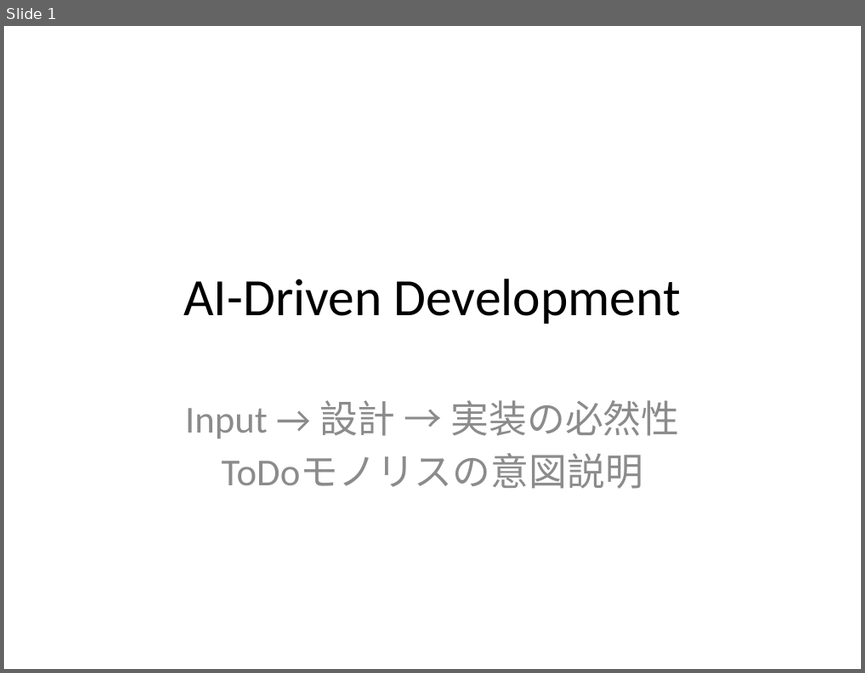
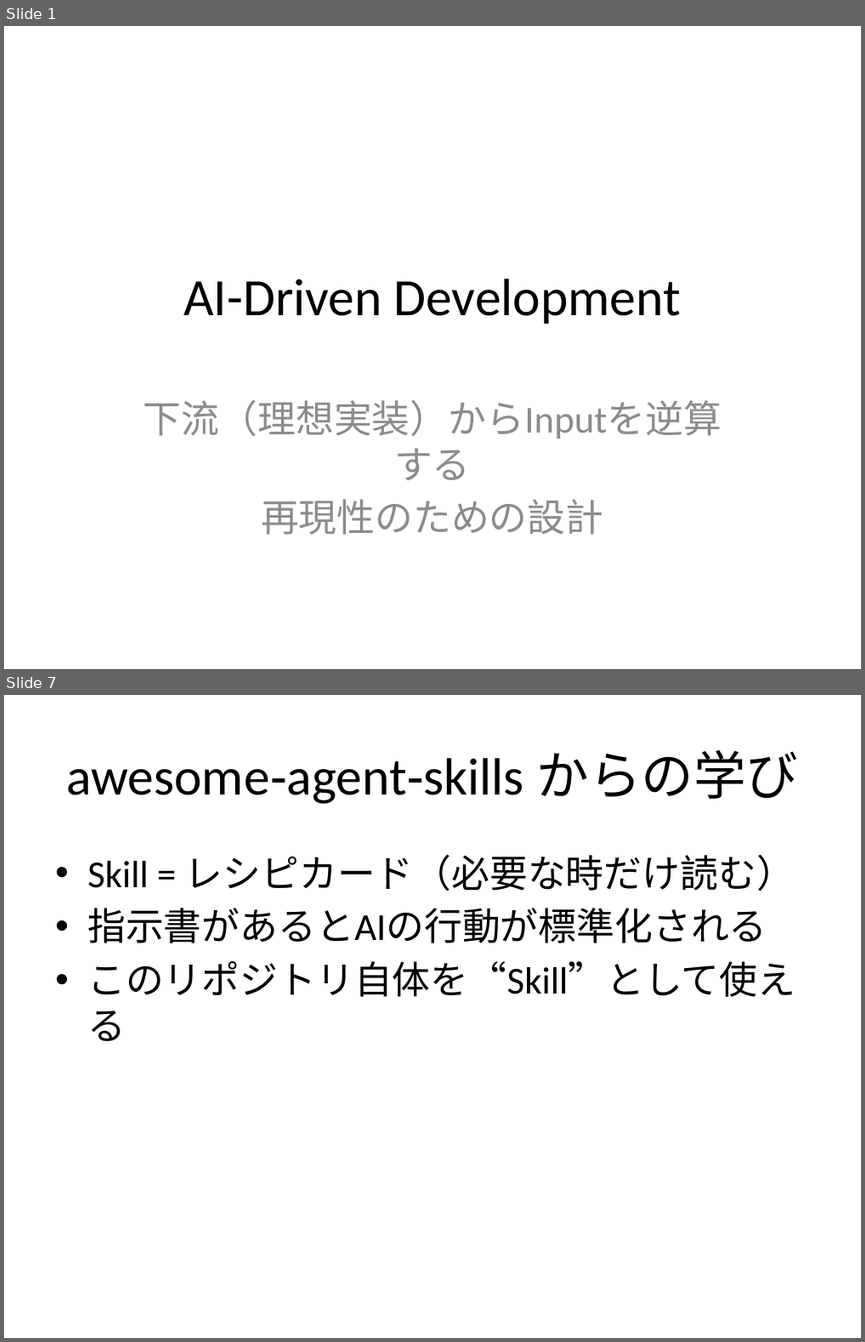
Before and after one commit to ttoaistudio/ai-driven-development, a slide deck: slides/ai-driven-development-intent.pptx. Shown one above the other, each under a label of ours: slide 1 before the commit, slides 1 and 7 after it; the slides between them are not shown. The pictures are 865x673 and 865x1342 pixels, drawn with LibreOffice and Linux fonts; fonts in the diff are those of the drawing. Boxes give left, top, right and bottom in pixels: in the first picture for what was removed or moved away, otherwise in the second. Text is boxed around its words. In the diff, an @@ line names an element or a change of style, - is before the commit and + after.

```diff
--- a/slides/ai-driven-development-intent.pptx
+++ b/slides/ai-driven-development-intent.pptx
@@ slide 7 added at (x1=4, y1=695, x2=861, y2=1338), background #FFFFFF @@
@@ title added at (x1=66, y1=750, x2=799, y2=804), 44 pt, text #000000 @@
+awesome‑agent‑skills からの学び
@@ text added at (x1=87, y1=854, x2=795, y2=1041), 32 pt, text #000000 @@
+• Skill = レシピカード（必要な時だけ読む）
+• 指示書があるとAIの行動が標準化される
+• このリポジトリ自体を“Skill”として使える
@@ slide 1 changed as well @@
@@ subtitle at (x1=143, y1=400, x2=721, y2=534): text changed @@
-Input → 設計 → 実装の必然性
-ToDoモノリスの意図説明
+下流（理想実装）からInputを逆算する
+再現性のための設計
```
Also in this commit, not shown: 2 other slides changed, 5 other slides added, 6 slides removed, 5 other files.
